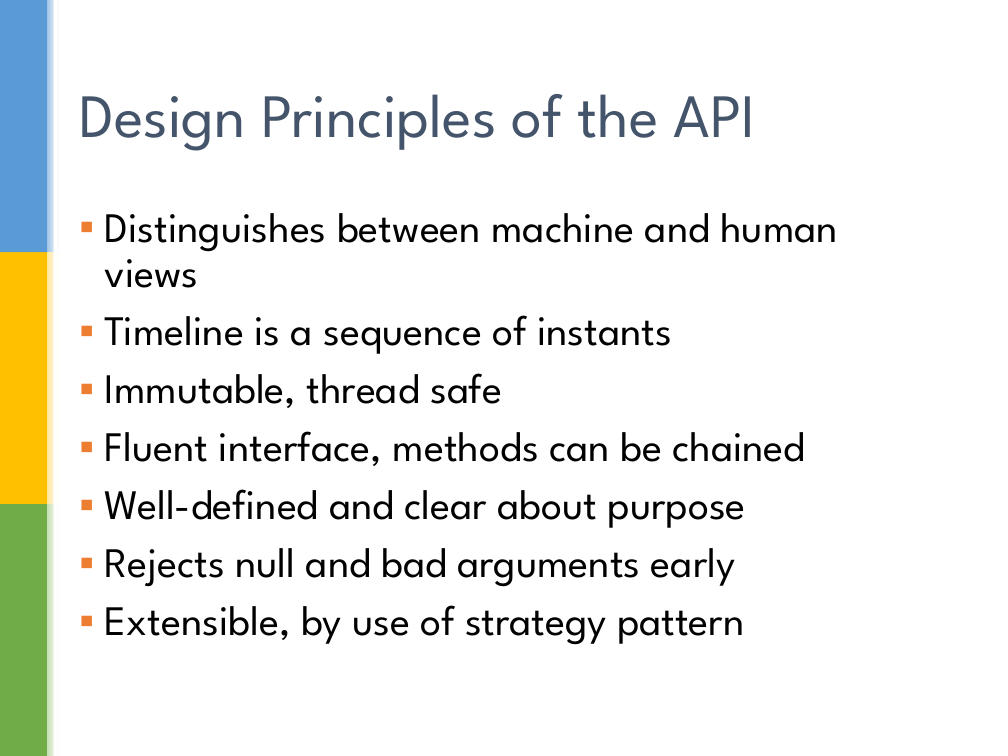
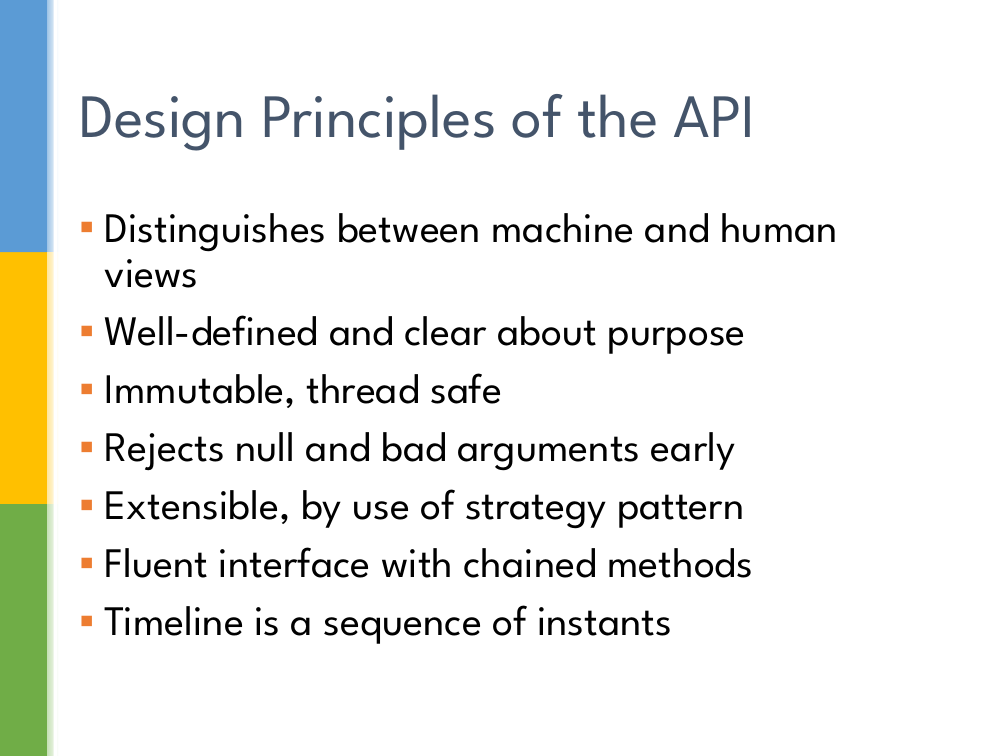
Before and after one commit to sualeh/make-a-date, a slide deck: slide 21 of Java 8 Date and Time API.pptx. Drawn at 1008x756 pixels with LibreOffice and Linux fonts; fonts in the diff are those of the drawing; background and template pictures are left out. Boxes give left, top, right and bottom in pixels: in the first picture for what was removed or moved away, otherwise in the second. Text is boxed around its words. In the diff, an @@ line names an element or a change of style, - is before the commit and + after.

```diff
--- a/Java 8 Date and Time API.pptx
+++ b/Java 8 Date and Time API.pptx
@@ text at bbox=[105, 315, 746, 354]: text changed @@
-▪ Timeline is a sequence of instants
+▪ Well-defined and clear about purpose
@@ text at bbox=[105, 431, 805, 528]: paragraphs removed @@
-▪ Fluent interface, methods can be chained
-▪ Well-defined and clear about purpose
@@ text at bbox=[105, 547, 753, 644]: paragraphs added @@
+▪ Fluent interface with chained methods
+▪ Timeline is a sequence of instants
```
Also in this commit, not shown: 24 other slides changed, 1 slide added, 1 slide removed.
